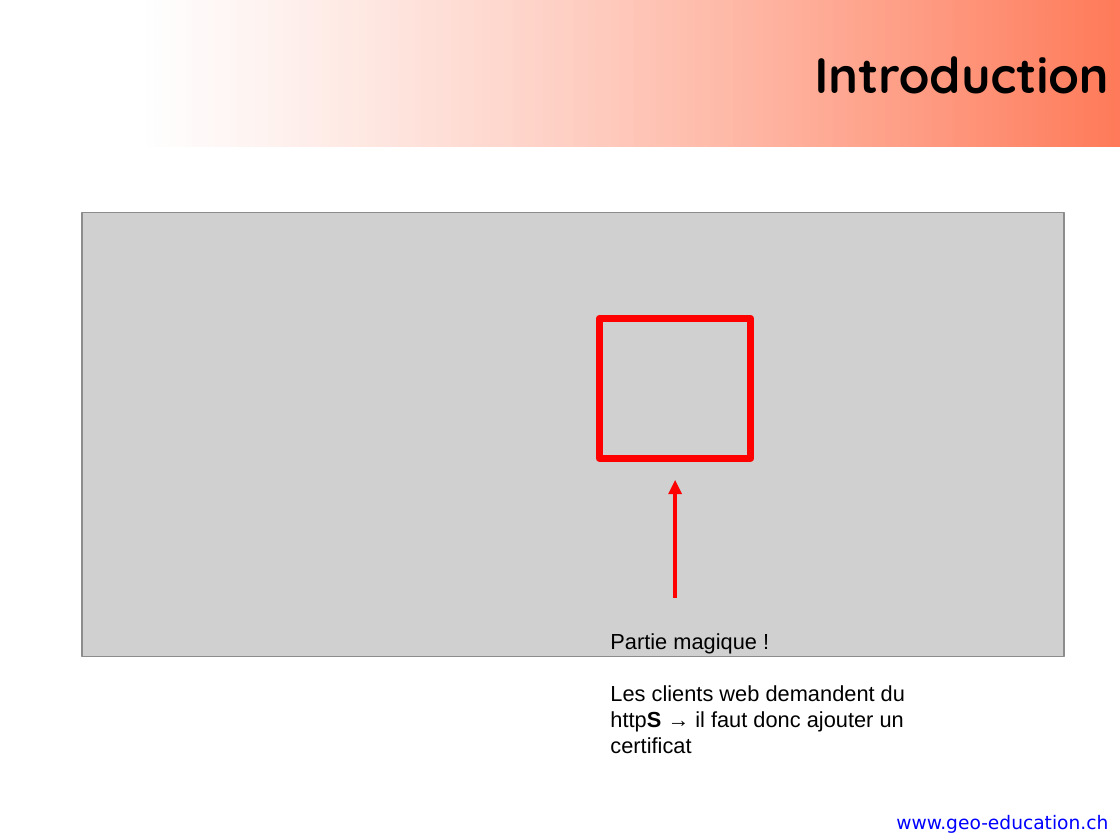
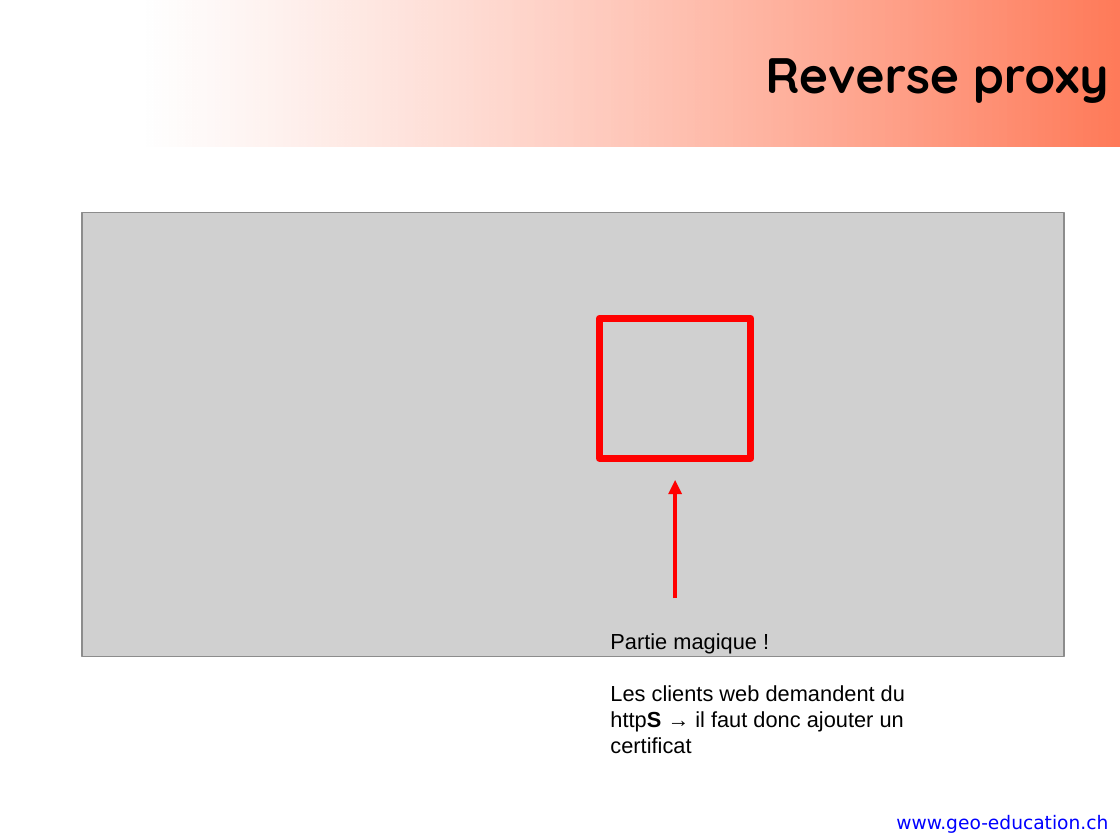
Before and after one commit to regislon/cfgeo_s2, a slide deck: slide 15 of slides/qgis.pptx (slide 14 before the commit). Drawn at 1120x840 pixels with LibreOffice and Linux fonts; fonts in the diff are those of the drawing; grey boxes stand for pictures; background and template pictures are left out. Boxes give left, top, right and bottom in pixels: in the first picture for what was removed or moved away, otherwise in the second. Text is boxed around its words. In the diff, an @@ line names an element or a change of style, - is before the commit and + after.

```diff
--- a/slides/qgis.pptx
+++ b/slides/qgis.pptx
@@ title at bbox=[765, 58, 1109, 103]: text changed @@
-Introduction
+Reverse proxy
```
Also in this commit, not shown: 2 other slides changed, 4 slides added, 3 slides removed, 1 other file.
